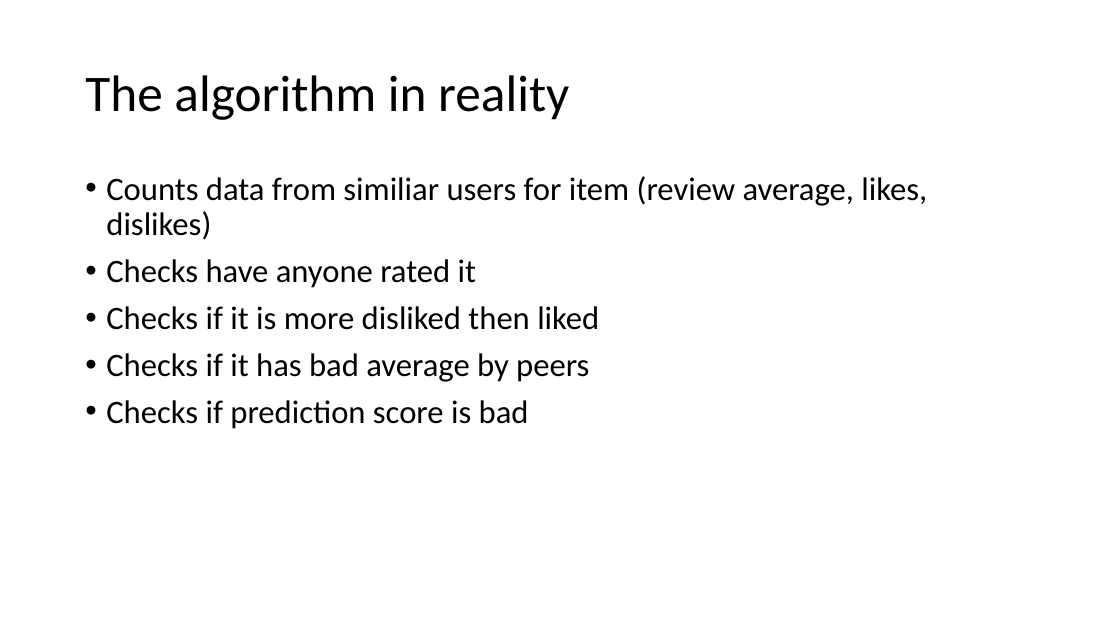
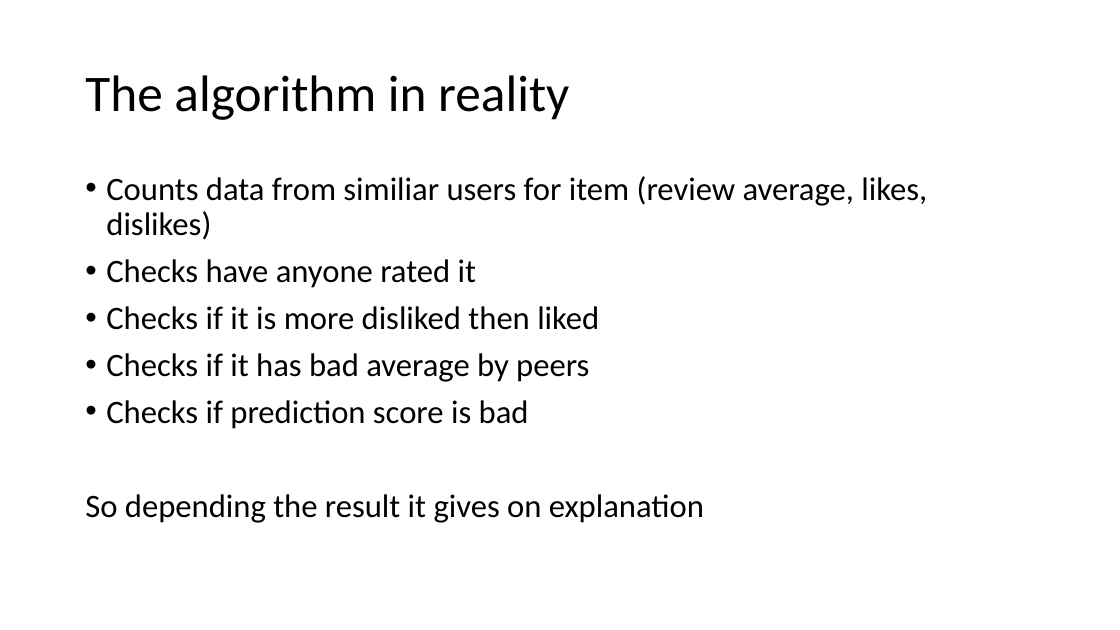
Before and after one commit to Tuumis/recommendeSystems, a slide deck: slide 3 of Explanations.pptx. Drawn at 1120x630 pixels with LibreOffice and Linux fonts; fonts in the diff are those of the drawing. Boxes give left, top, right and bottom in pixels: in the first picture for what was removed or moved away, otherwise in the second. Text is boxed around its words. In the diff, an @@ line names an element or a change of style, - is before the commit and + after.

Commit message:
editted a slide

```diff
--- a/Explanations.pptx
+++ b/Explanations.pptx
@@ text at <box>85,494,704,523</box>: paragraph added @@
+So depending the result it gives on explanation
```
